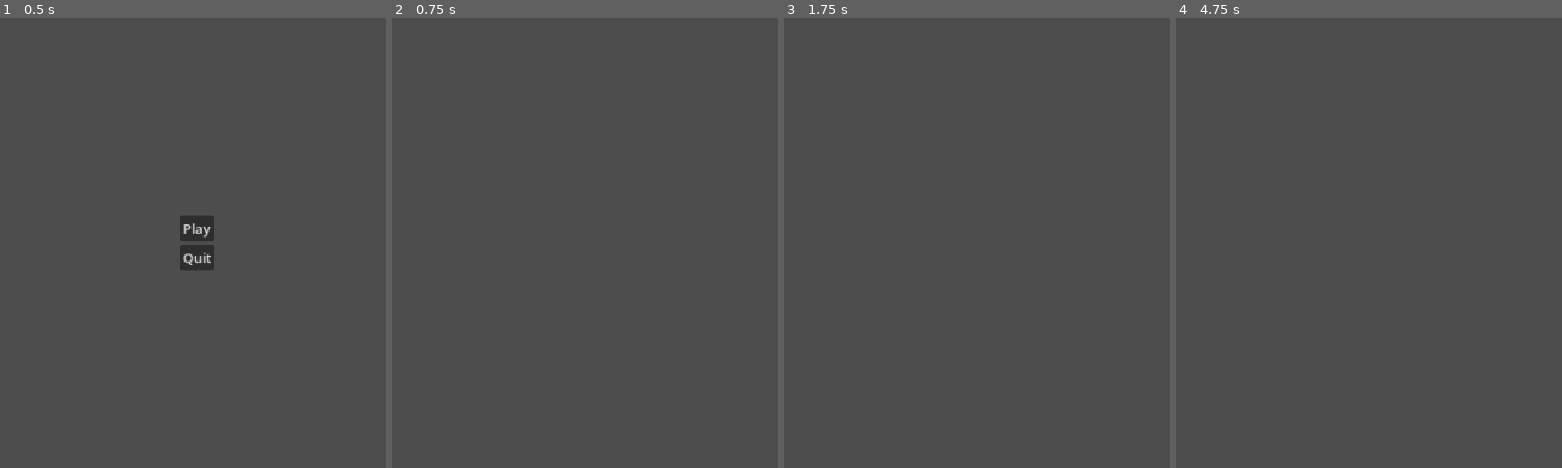
Above: before the commit, frames 1-4 (left to right).
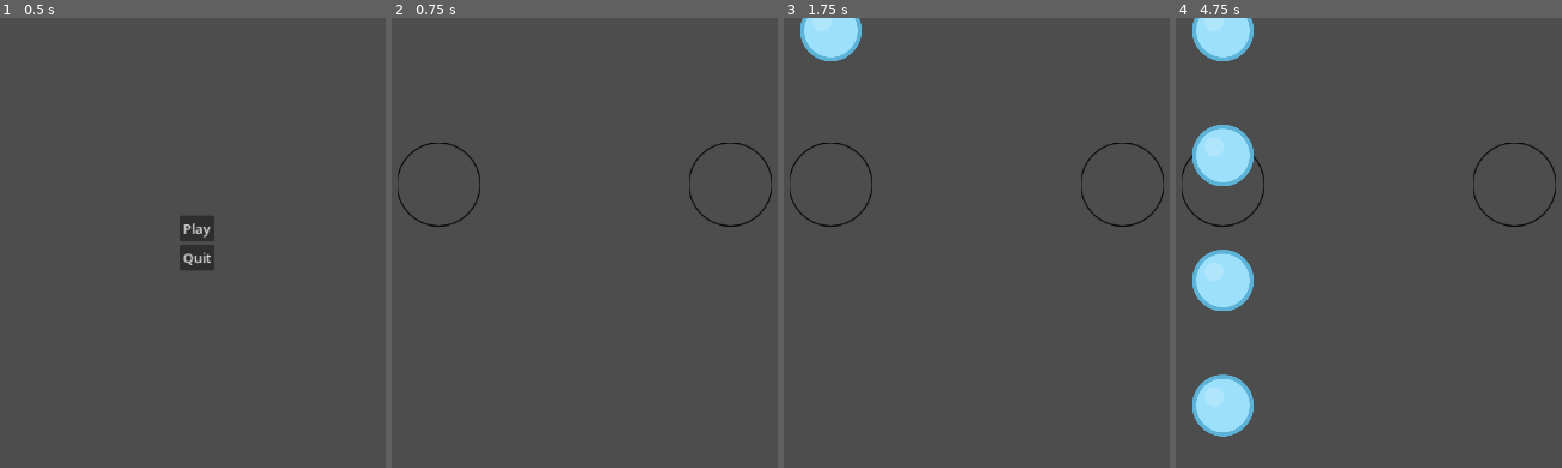
Above: after the commit, the same moments.

Repository: jacob-oreilly/mini_jam_nocturne
Game: Godot game, scene res://main_menu.tscn
The game is run twice, just before and just after one commit, with the same random seed, the same clock (stepped at 60 frames per second) and the same inputs.
Inputs (mouse positions are in pixels of both pictures, inside the frame that each line leads up to):
- Up to frame 1 (0.5 s): no input
- Up to frame 2 (0.75 s): click "Play" at 0.5 s
- Up to frame 3 (1.75 s): tap Enter at 1.25 s; hold Right (hit_right, bound only after the commit) from 1.28 s (still down)
- Up to frame 4 (4.75 s): release Right (hit_right, bound only after the commit) at 2.03 s; hold Left (hit_left, bound only after the commit) 2.03-2.75 s; click (1372, 229) at 2.75 s, where only the run before the commit has a clickable "Restart"; hold Right (hit_right, bound only after the commit) from 3.53 s (still down)

Frame 1 is identical in both runs. In frame 2, 0.5% of the frame differs, in the area x 1-99%, y 27-47%; in frame 3, 1.8%; in frame 4, 7.0%, in the area x 1-99%, y 0-94%.

Commit message:
adding basic gameplay. Handling when the notes enter the circles and removing them if I hit left or right arrow at the right time.

Diff:
--- a/game.gd
+++ b/game.gd
@@ -1,20 +1,57 @@
 extends Node2D
 
+const NOTE = preload("res://notes.tscn")
+@onready var note_spawn_left: Marker2D = $NoteSpawnLeft
+@onready var note_spawn_right: Marker2D = $NoteSpawnRight
+var rng = RandomNumberGenerator.new()
+var leftHitEntered = false;
+var rightHitEntered = false;
+var left_note_body: RigidBody2D = null
+var right_note_body: RigidBody2D = null
 
-func _ready() -> void:
-	var timer = Timer.new()
+#func _ready() -> void:
 
-	timer.wait_time = 2.0
-	timer.one_shot = true
-	timer.autostart = false
+func _process(delta: float) -> void:
+	if Input.is_action_just_pressed("hit_left"):
+		if leftHitEntered:
+			remove_child(left_note_body)
+			print("left hit")
+			leftHitEntered = false
+		else:
+			print("left miss")
+	if Input.is_action_just_pressed("hit_right"):
+		if rightHitEntered:
+			remove_child(right_note_body)
+			print("right hit")
+			rightHitEntered = false
+		else:
+			print("right miss")
 
-	add_child(timer)
-
-	timer.timeout.connect(_on_timer_timeout)
-
-	# 5. Start the timer
-	timer.start()
 
 func _on_timer_timeout() -> void:
+	var randomNumber = rng.randi_range(1, 2)
+	var nextNote = NOTE.instantiate()
+	if randomNumber == 1:
+		nextNote.global_position = note_spawn_left.global_position
+	elif randomNumber == 2:
+		nextNote.global_position = note_spawn_right.global_position
+	add_child(nextNote)
 	print("Timer finished!")
-	get_tree().change_scene_to_file("res://game_end.tscn")
+	#get_tree().change_scene_to_file("res://game_end.tscn")
+
+
+
+func _on_left_hit_body_entered(body: Node2D) -> void:
+	left_note_body = body
+	leftHitEntered = true;
+
+func _on_right_hit_body_entered(body: Node2D) -> void:
+	right_note_body = body
+	rightHitEntered = true;
+
+
+func _on_left_hit_body_exited(body: Node2D) -> void:
+	leftHitEntered = false;
+
+func _on_right_hit_body_exited(body: Node2D) -> void:
+	rightHitEntered = false;
--- a/game.tscn
+++ b/game.tscn
@@ -1,6 +1,28 @@
 [gd_scene format=3 uid="uid://dg5nfxweo18f5"]
 
 [ext_resource type="Script" uid="uid://b4qeq3q3omyb1" path="res://game.gd" id="1_80nbo"]
+[ext_resource type="PackedScene" uid="uid://bh51q1ordbam8" path="res://hit.tscn" id="2_e2o6t"]
 
 [node name="game" type="Node2D" unique_id=196909745]
 script = ExtResource("1_80nbo")
+
+[node name="LeftHit" parent="." unique_id=1331506387 instance=ExtResource("2_e2o6t")]
+position = Vector2(300, 200)
+
+[node name="RightHit" parent="." unique_id=2010182807 instance=ExtResource("2_e2o6t")]
+position = Vector2(650, 200)
+
+[node name="NoteSpawnLeft" type="Marker2D" parent="." unique_id=2045222028]
+position = Vector2(300, -10)
+
+[node name="NoteSpawnRight" type="Marker2D" parent="." unique_id=2111739992]
+position = Vector2(650, -10)
+
+[node name="Timer" type="Timer" parent="." unique_id=1783450788]
+autostart = true
+
+[connection signal="body_entered" from="LeftHit" to="." method="_on_left_hit_body_entered"]
+[connection signal="body_exited" from="LeftHit" to="." method="_on_left_hit_body_exited"]
+[connection signal="body_entered" from="RightHit" to="." method="_on_right_hit_body_entered"]
+[connection signal="body_exited" from="RightHit" to="." method="_on_right_hit_body_exited"]
+[connection signal="timeout" from="Timer" to="." method="_on_timer_timeout"]
--- a/game_end.gd
+++ b/game_end.gd
@@ -1,5 +1,4 @@
 extends Control
-
 
 func _on_restart_pressed() -> void:
 	get_tree().change_scene_to_file("res://game.tscn")
--- /dev/null
+++ b/hit.tscn
@@ -0,0 +1,15 @@
+[gd_scene format=3 uid="uid://bh51q1ordbam8"]
+
+[ext_resource type="Texture2D" uid="uid://crdgqge4pvacu" path="res://assets/hit.png" id="1_5apb5"]
+
+[sub_resource type="RectangleShape2D" id="RectangleShape2D_e2o6t"]
+size = Vector2(98, 20)
+
+[node name="Hit" type="Area2D" unique_id=1331506387]
+
+[node name="CollisionShape2D" type="CollisionShape2D" parent="." unique_id=1636475680]
+position = Vector2(-1, 22)
+shape = SubResource("RectangleShape2D_e2o6t")
+
+[node name="Sprite2D" type="Sprite2D" parent="." unique_id=1858025046]
+texture = ExtResource("1_5apb5")
--- /dev/null
+++ b/notes.gd
@@ -0,0 +1,23 @@
+extends RigidBody2D
+
+@export var speed: float = 150.0
+
+@onready var notifier = $VisibleOnScreenNotifier2D
+
+#func _ready() -> void:
+
+func _process(delta: float) -> void:
+	position.y += speed * delta
+#
+func _on_visible_on_screen_notifier_2d_screen_exited() -> void:
+	queue_free()
+
+
+
+
+
+
+
+
+func _on_visible_on_screen_notifier_2d_screen_entered() -> void:
+	pass # Replace with function body.
--- /dev/null
+++ b/notes.tscn
@@ -0,0 +1,23 @@
+[gd_scene format=3 uid="uid://dv2i18hrx70rx"]
+
+[ext_resource type="Texture2D" uid="uid://1phu21i33o1o" path="res://assets/ballBlue_09.png" id="1_7hqtv"]
+[ext_resource type="Script" uid="uid://cchnbrbv267jv" path="res://notes.gd" id="1_7w2tp"]
+
+[sub_resource type="CircleShape2D" id="CircleShape2D_vwuq1"]
+
+[node name="notes" type="RigidBody2D" unique_id=1447146807]
+script = ExtResource("1_7w2tp")
+
+[node name="Sprite2D" type="Sprite2D" parent="." unique_id=912432048]
+scale = Vector2(0.5, 0.5)
+texture = ExtResource("1_7hqtv")
+
+[node name="CollisionShape2D" type="CollisionShape2D" parent="." unique_id=1980083904]
+scale = Vector2(4, 4)
+shape = SubResource("CircleShape2D_vwuq1")
+
+[node name="VisibleOnScreenNotifier2D" type="VisibleOnScreenNotifier2D" parent="." unique_id=242437926]
+rect = Rect2(-43, -42, 85, 84)
+
+[connection signal="screen_entered" from="VisibleOnScreenNotifier2D" to="." method="_on_visible_on_screen_notifier_2d_screen_entered"]
+[connection signal="screen_exited" from="VisibleOnScreenNotifier2D" to="." method="_on_visible_on_screen_notifier_2d_screen_exited"]
--- a/project.godot
+++ b/project.godot
@@ -22,6 +22,19 @@
 window/stretch/mode="canvas_items"
 window/stretch/aspect="expand"
 
+[input]
+
+hit_left={
+"deadzone": 0.2,
+"events": [Object(InputEventKey,"resource_local_to_scene":false,"resource_name":"","device":-1,"window_id":0,"alt_pressed":false,"shift_pressed":false,"ctrl_pressed":false,"meta_pressed":false,"pressed":false,"keycode":0,"physical_keycode":4194319,"key_label":0,"unicode":0,"location":0,"echo":false,"script":null)
+]
+}
+hit_right={
+"deadzone": 0.2,
+"events": [Object(InputEventKey,"resource_local_to_scene":false,"resource_name":"","device":-1,"window_id":0,"alt_pressed":false,"shift_pressed":false,"ctrl_pressed":false,"meta_pressed":false,"pressed":false,"keycode":0,"physical_keycode":4194321,"key_label":0,"unicode":0,"location":0,"echo":false,"script":null)
+]
+}
+
 [physics]
 
 3d/physics_engine="Jolt Physics"
Binary file added: assets/ballBlue_09.png
Not shown, added: assets/ballBlue_09.png.import
Binary file added: assets/hit.png
Not shown, added: assets/hit.png.import
Not shown, added: notes.gd.uid
Not shown, changed: .DS_Store
Not shown, added: assets/hit.png-autosave.kra
Not shown, added: assets/hit.png~
